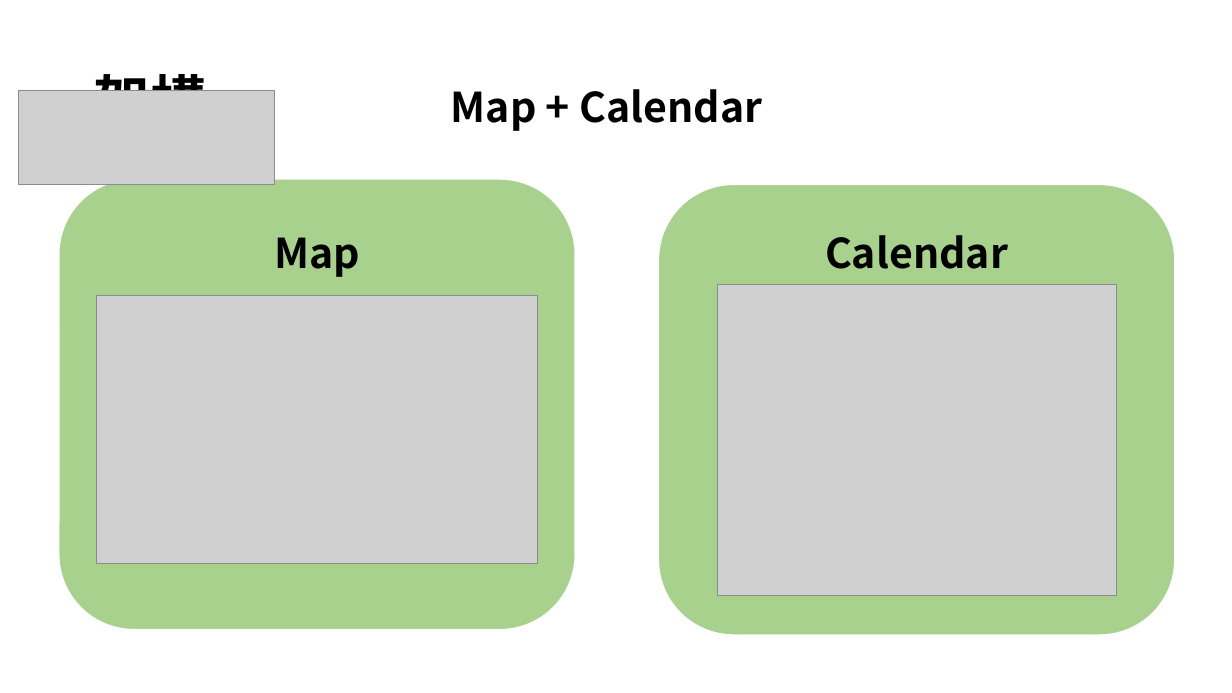
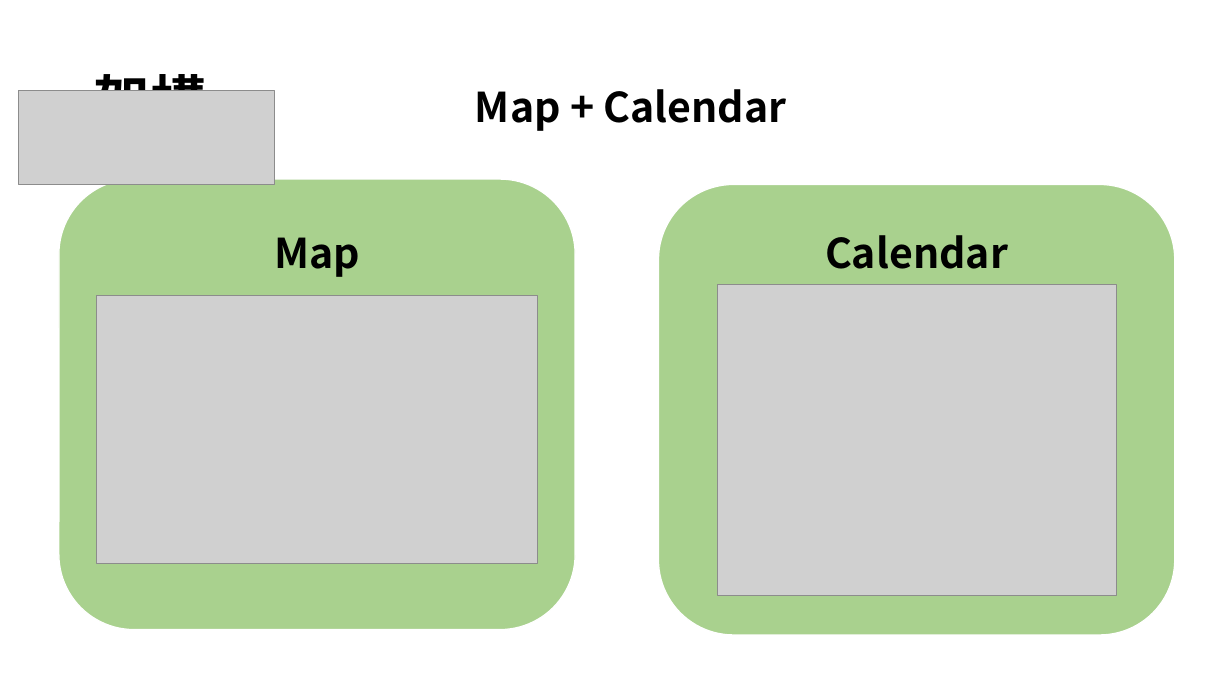
Before and after one commit to isr10132/TripMap, a slide deck: slide 4 of 00457011-00457118.pptx (slide 3 before the commit). Drawn at 1232x693 pixels with LibreOffice and Linux fonts; fonts in the diff are those of the drawing; grey boxes stand for pictures; background and template pictures are left out. Boxes give left, top, right and bottom in pixels: in the first picture for what was removed or moved away, otherwise in the second. Text is boxed around its words. In the diff, an @@ line names an element or a change of style, - is before the commit and + after.

Commit message:
PPT,CSS

```diff
--- a/00457011-00457118.pptx
+++ b/00457011-00457118.pptx
@@ title at <box>94,65,787,131</box>: text changed @@
-架構 Map + Calendar
+架構2 Map + Calendar
```
Also in this commit, not shown: 3 slides added, 1 other file.
